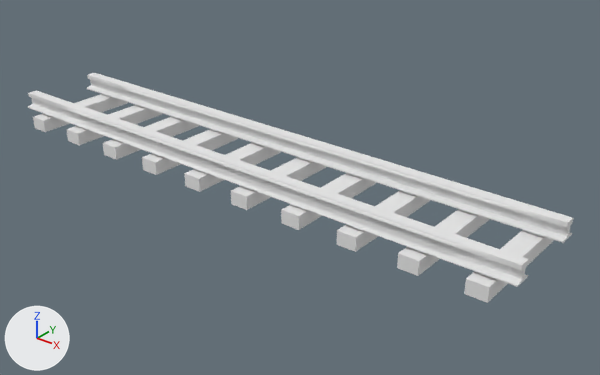
The OBJ model Simulator/Assets/BlenderModels/RailroadTrackPart.obj: old version first, new version second.
Before and after are seen from a 50 mm lens placed at (51.2, -57.1, 34.1), pointed at (3.9, 1.9, -2.5). The axes (+X, +Y, +Z) are drawn at lower left. The lights are the same throughout. Where no turn or scale is listed for an object, it has been applied to the vertices. Vertices at the same position are counted once.

In view in the first picture: 'Track_Part_Cube.002'.
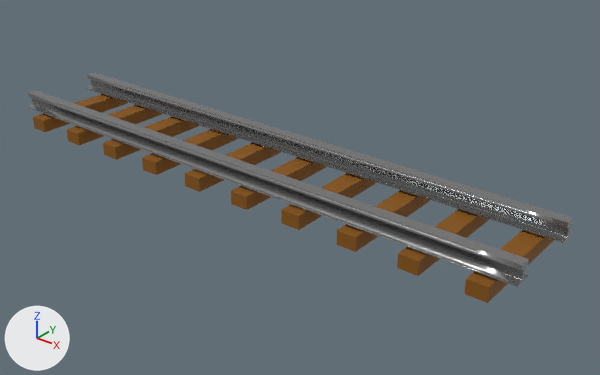
The newer file is also turned or shifted as a whole; pictures and numbers use the older file's frame.

Pixel boxes (x1, y1, x2, y2) of what changed, in the pictures (600 x 375 px):
'Track_Part_Cube.002', recoloured, surface changed
    both: (28, 73, 573, 303)
part 1 of me_track_part_cube_002, deleted
    before: (60, 83, 162, 133)

Edits to the bpy script that builds the scene:
```text
Change mat_wood:
    mat_wood.base_color: (0.8, 0.8, 0.8) -> (0.24, 0.0868, 0.0)  # white #e7e7e7 -> brown #865300
Change mat_steel:
    mat_steel.base_color: (0.8, 0.8, 0.8) -> (0.311, 0.311, 0.311)  # white #e7e7e7 -> grey #979797
    mat_steel.roughness: 1.0 -> 0.222
    mat_steel.metallic: 0.0 -> 0.758
Change me_track_part_cube_002:
    used by ob_track_part_cube_002; location = (0.0, 0.0, 0.0)
    remove me_track_part_cube_002.from_pydata(...)  # 752 vertices, 612 faces; spans x -31.4..30.6, y -6.2..6.1, z -1.8..1.6
    add me_track_part_cube_002.from_pydata(...)  # 726 vertices, 2139 faces; spans x -31.4..30.6, y -6.2..6.1, z -1.8..1.6
    me_track_part_cube_002 part 1: 26 vertices removed from x -25.2, y -5.2..5.3, z -0.1..1.6
```
